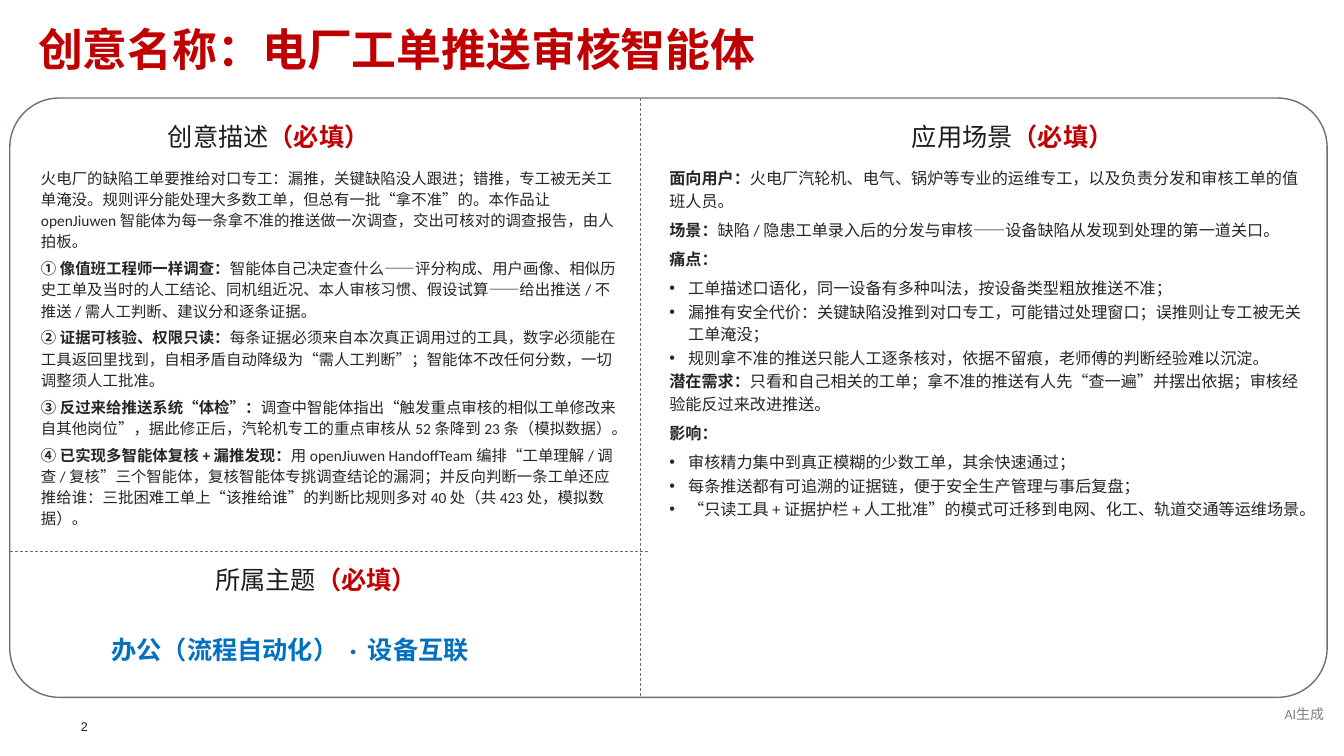
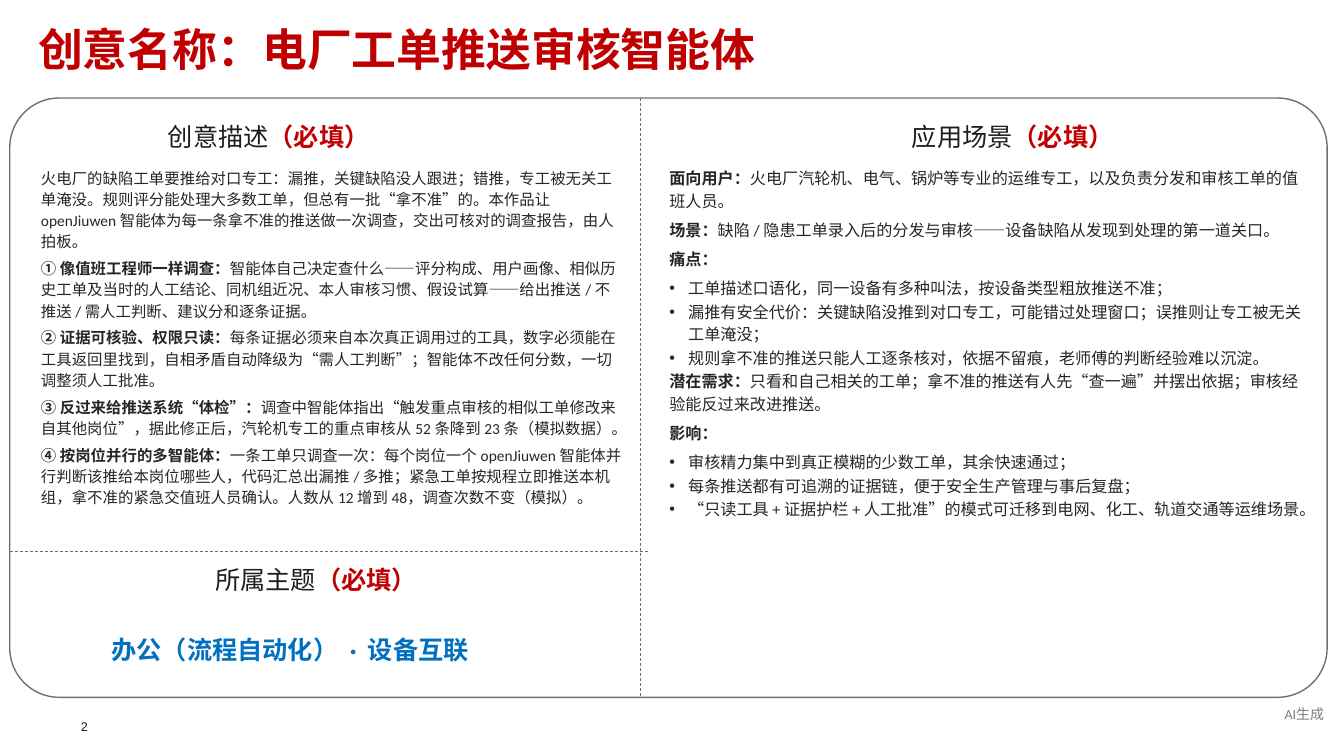
Before and after one commit to Hugo-Tian/powerplant-review-agent, a slide deck: slide 2 of docs/competition/openJiuwen创意PPT_电厂工单推送审核智能体.pptx. Drawn at 1344x756 pixels with LibreOffice and Linux fonts; fonts in the diff are those of the drawing; background and template pictures are left out. Boxes give left, top, right and bottom in pixels: in the first picture for what was removed or moved away, otherwise in the second. Text is boxed around its words. In the diff, an @@ line names an element or a change of style, - is before the commit and + after.

```diff
--- a/docs/competition/openJiuwen创意PPT_电厂工单推送审核智能体.pptx
+++ b/docs/competition/openJiuwen创意PPT_电厂工单推送审核智能体.pptx
@@ text at [41,448,622,505]: text changed @@
-④ 已实现多智能体复核 + 漏推发现：用 openJiuwen HandoffTeam 编排“工单理解 / 调查 / 复核”三个智能体，复核智能体专挑调查结论的漏洞；并反向判断一条工单还应推给谁：三批困难工单上“该推给谁”的判断比规则多对 40 处（共 423 处，模拟数据）。
+④ 按岗位并行的多智能体：一条工单只调查一次：每个岗位一个 openJiuwen 智能体并行判断该推给本岗位哪些人，代码汇总出漏推 / 多推；紧急工单按规程立即推送本机组，拿不准的紧急交值班人员确认。人数从 12 增到 48，调查次数不变（模拟）。
```
Also in this commit, not shown: 2 other slides changed, 15 other files.
